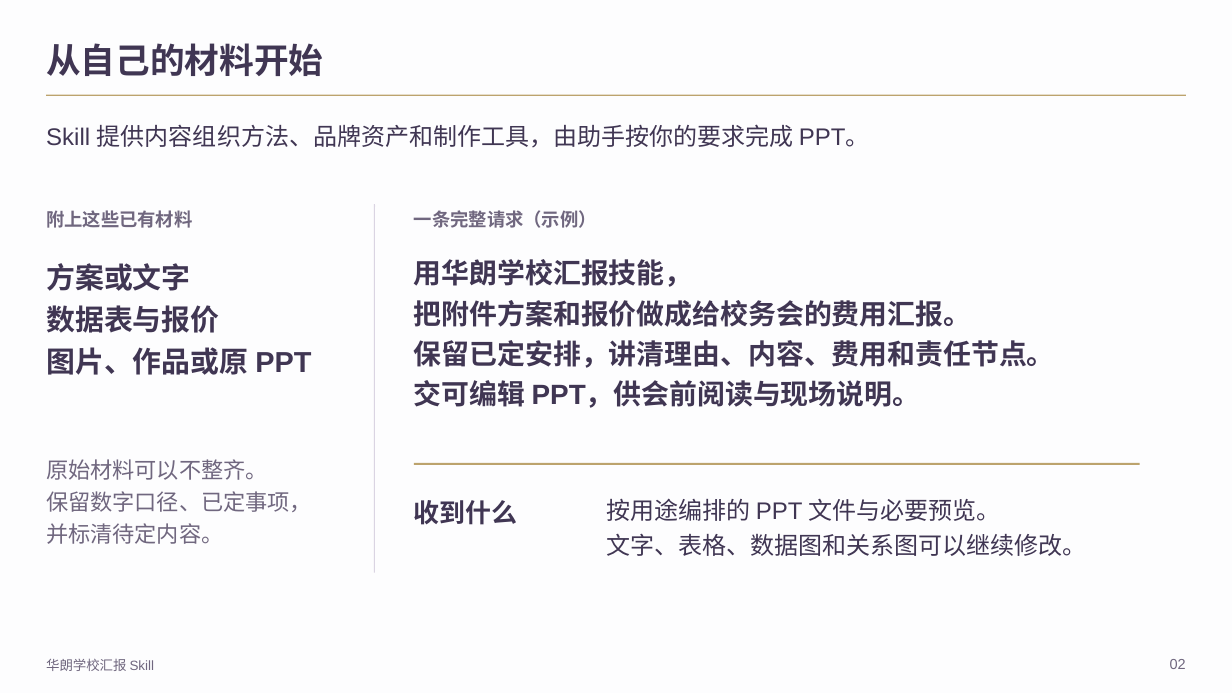
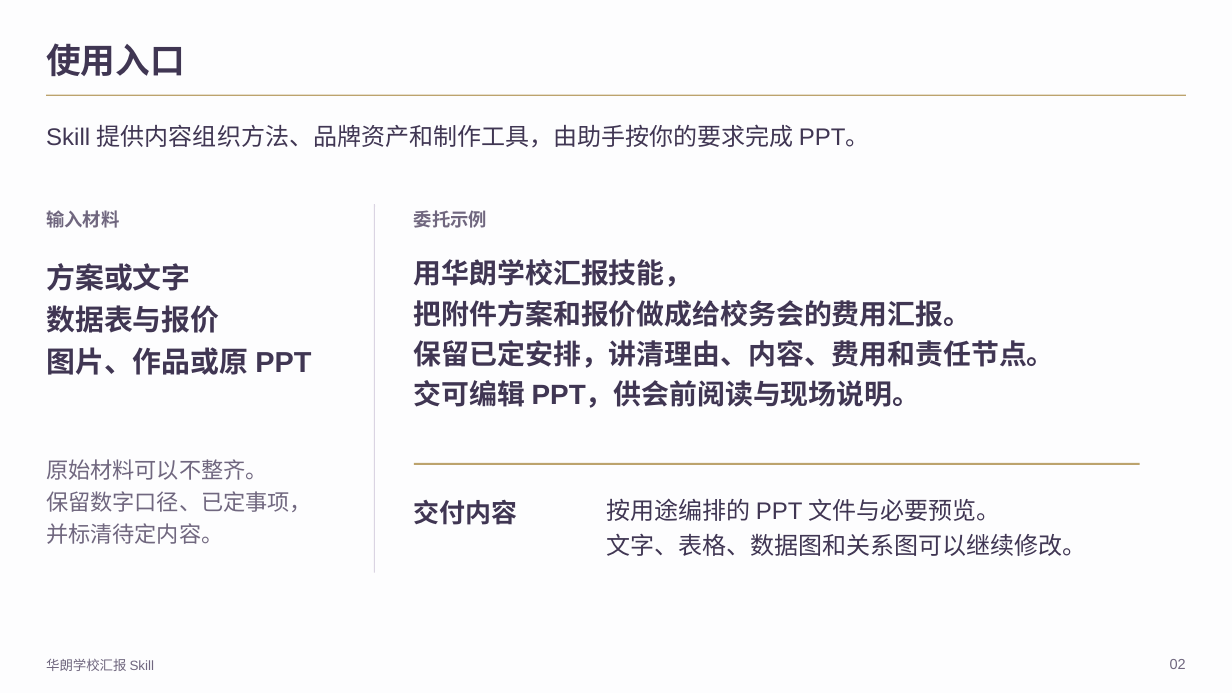
Before and after one commit to 2503668375-boop/hualang-ppt-skill, a slide deck: slide 2 of demo/hualang-skill-introduction.pptx. Drawn at 1232x693 pixels with LibreOffice and Linux fonts; fonts in the diff are those of the drawing; background and template pictures are left out. Boxes give left, top, right and bottom in pixels: in the first picture for what was removed or moved away, otherwise in the second. Text is boxed around its words. In the diff, an @@ line names an element or a change of style, - is before the commit and + after.

```diff
--- a/demo/hualang-skill-introduction.pptx
+++ b/demo/hualang-skill-introduction.pptx
@@ text at box(46, 43, 185, 76): text changed @@
-从自己的材料开始
+使用入口
@@ text at box(46, 210, 119, 228): text changed @@
-附上这些已有材料
+输入材料
@@ text at box(414, 210, 487, 228): text changed @@
-一条完整请求（示例）
+委托示例
@@ text at box(414, 499, 518, 525): text changed @@
-收到什么
+交付内容
```
Also in this commit, not shown: 7 other slides changed, 5 slides added, 5 slides removed, 26 other files.
